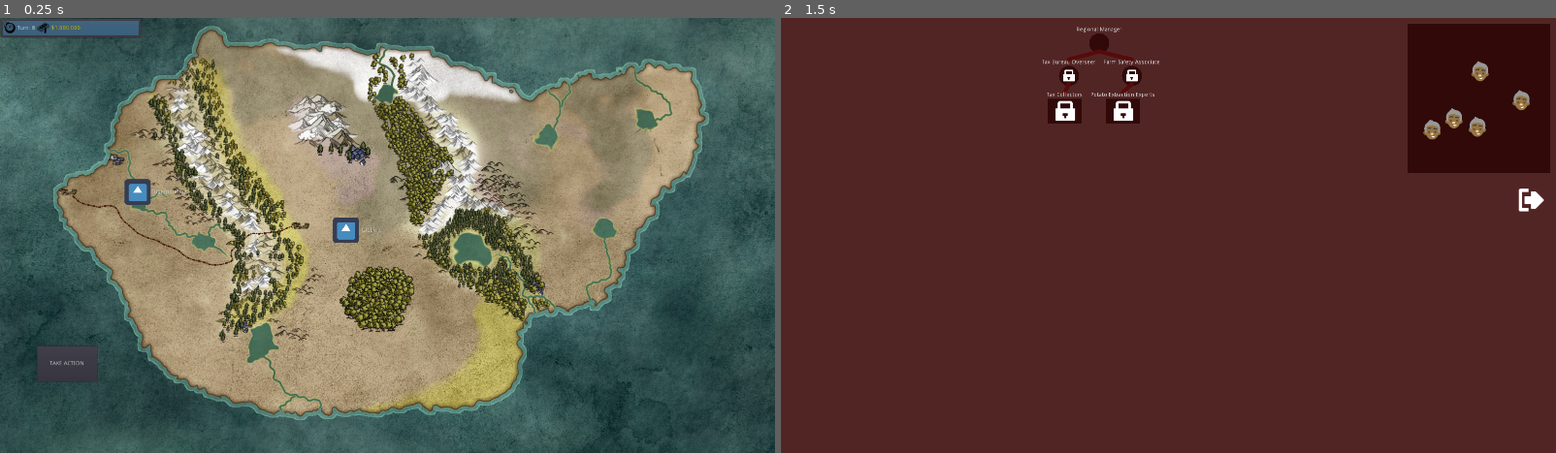
Above: before the commit, frames 1-2 (left to right).
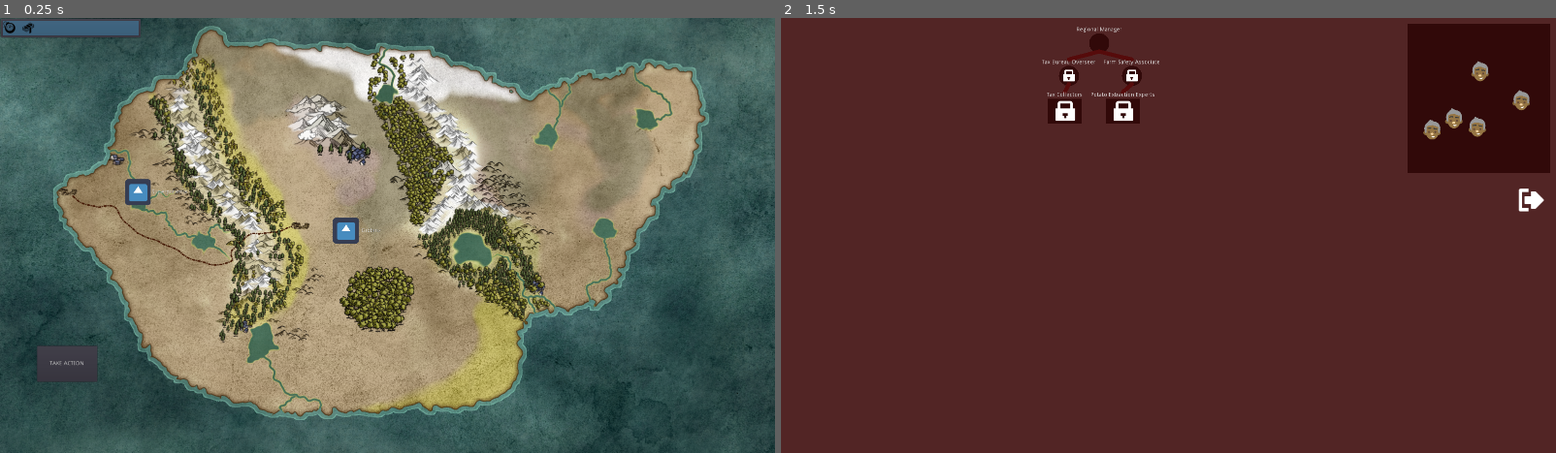
Above: after the commit, the same moments.

Repository: poohshoes/GMTK2020
Game: Godot game, scene res://World.tscn
The game is run twice, just before and just after one commit, with the same random seed, the same clock (stepped at 60 frames per second) and the same inputs. The engine's default icon, where the game draws it, is replaced by a stand-in: a white triangle on a blue panel in a dark square.
Inputs:
- Up to frame 1 (0.25 s): no input
- Up to frame 2 (1.5 s): click "Superpotamia" at 0.5 s; click "Gibbinz" at 1.25 s

The runs differ from the first frame. In frame 1, 0.1% of the frame differs, in the area x 2-50%, y 0-52%; in frame 2, nothing differs.

Commit message:
Added small additions to economy engine

Diff:
--- a/Scenes/Region.gd
+++ b/Scenes/Region.gd
@@ -1,20 +1,40 @@
 extends Node
 
-const TAX_HAPPY_FACTOR = -1.2
-const IMPORT_HAPPY_FACTOR = 1.0
-const IMPORT_MONEY_FACTOR = -1.0
+const FEE_HAPPY_FACTOR = -1.2
+const POTATO_HAPPY_FACTOR = 1.0
+const POTATO_BUY_PRICE = 15
+const POTATO_SELL_PRICE = 10
+
+const FARMER_SALARY = 10
+const FEE_COLLECTOR_SALARY = 20
+const WORKER_SALARY = 5
 
 export var region_name = "[Name]"
+export var starting_population = 100
+export var starting_happiness = 20
+export var starting_tax_effectiveness = 0.2
 
-var happiness = 80 # Set initial happiness
-var taxes = 10
-var imports = 20
-var last_income = 0
+var happiness # Set initial happiness
+var dH # Per-tick change in happiness
+var fees
+var dF # Per-tick change in fees collected
+var imports
+var exports
+var dS # Per-tick calculation of surplus/deficit potatoes
+var population
+var dP # Per-tick calculation of change in population
+var dM # Per-tick flow of money surplus/deficit
 
 var regionJobs
+var feeRate
 
 # Called when the node enters the scene tree for the first time.
 func _ready():
+	# Set initial variables
+	happiness = starting_happiness
+	population = starting_population
+	feeRate = starting_tax_effectiveness
+	# Update UI elements
 	$RegionButton.set_text(region_name)
 
 
@@ -23,18 +43,34 @@
 #	pass
 
 func tick():
-	# Update the happiness
-	happiness += TAX_HAPPY_FACTOR * taxes + IMPORT_HAPPY_FACTOR * imports
-	$RegionButton/HappinessLabel.set_happiness(happiness)
-
 	# Get region job data
 	var numWorkers = regionJobs.get_num_workers()
 	var numTaxCollectors = regionJobs.taxCollectors.employee.size()
 	var numPotatoFarmers = regionJobs.potatoFarmers.employee.size()
 
-	# Pass the income
-	return IMPORT_MONEY_FACTOR * imports
+	# Update potato production
+	dS = population # Start with one potato produced per person
+	# Some way to have workers improve potatoes
+	dS += imports - exports # Adjust by net flow
+
+	# Buy imports
+	dM = POTATO_SELL_PRICE * exports - POTATO_BUY_PRICE * imports
+	# Collect fees from citizens
+	dM += feeRate * population
+	# Pay salaries
+	dM -= numPotatoFarmers * FARMER_SALARY + numTaxCollectors * FEE_COLLECTOR_SALARY + numWorkers * WORKER_SALARY
+
+	# Calculate happiness
+	dH = FEE_HAPPY_FACTOR * feeRate + POTATO_HAPPY_FACTOR * dS
+
+	$RegionButton/HappinessLabel.set_happiness(happiness)
+
+	# Reconcile with national treasury (surplus/deficit)
+	return dM
 
 
 func _on_RegionButton_pressed():
 	regionJobs.show()
+
+func collect_fees():
+	pass
--- a/World.gd
+++ b/World.gd
@@ -13,11 +13,10 @@
 		setup_region_jobs(region)
 
 func tick():
-	# Going to need to:
-		# Calculate total payroll
-		# Update regional happiness
-		# Calculate import-export regional stuff
-		# Calculate taxes collected
+	# Start with a bunch of regional stuff (see region code)
+
+	# Check game state
+	# Introduce events for next action(s)
 
 	income = 0
 	for region in $Regions.get_children():
--- a/World.tscn
+++ b/World.tscn
@@ -8,6 +8,30 @@
 [ext_resource path="res://TurnLabel.gd" type="Script" id=6]
 [ext_resource path="res://Resources/Time.png" type="Texture" id=7]
 [ext_resource path="res://Resources/Money.png" type="Texture" id=8]
+[ext_resource path="res://Font/10CentSoviet32.tres" type="DynamicFontData" id=9]
+[ext_resource path="res://WelcomePanel.gd" type="Script" id=10]
+
+[sub_resource type="DynamicFont" id=1]
+size = 32
+font_data = ExtResource( 9 )
+
+[sub_resource type="DynamicFontData" id=2]
+font_path = "res://Font/10CESRG_.TTF"
+
+[sub_resource type="DynamicFont" id=3]
+size = 32
+font_data = SubResource( 2 )
+
+[sub_resource type="DynamicFontData" id=4]
+font_path = "res://Font/10CESRG_.TTF"
+
+[sub_resource type="DynamicFont" id=5]
+size = 32
+font_data = SubResource( 4 )
+
+[sub_resource type="DynamicFont" id=6]
+size = 32
+font_data = ExtResource( 9 )
 
 [node name="World" type="Node2D"]
 script = ExtResource( 2 )
@@ -27,32 +51,32 @@
 [node name="Background" type="ColorRect" parent="ResourcesPanel"]
 margin_left = 7.0
 margin_top = 7.0
-margin_right = 343.0
-margin_bottom = 43.0
+margin_right = 366.0
+margin_bottom = 45.0
 color = Color( 0.258824, 0.737255, 1, 0.305882 )
 
 [node name="MarginContainer" type="MarginContainer" parent="ResourcesPanel"]
 margin_left = 7.0
 margin_top = 7.0
-margin_right = 343.0
-margin_bottom = 43.0
+margin_right = 366.0
+margin_bottom = 45.0
 size_flags_horizontal = 3
 
 [node name="HBoxContainer" type="HBoxContainer" parent="ResourcesPanel/MarginContainer"]
-margin_right = 336.0
-margin_bottom = 36.0
+margin_right = 359.0
+margin_bottom = 38.0
 size_flags_horizontal = 3
 
 [node name="TurnIcon" type="TextureRect" parent="ResourcesPanel/MarginContainer/HBoxContainer"]
 margin_right = 32.0
-margin_bottom = 36.0
+margin_bottom = 38.0
 texture = ExtResource( 7 )
 
 [node name="TurnLabel" type="Label" parent="ResourcesPanel/MarginContainer/HBoxContainer"]
 margin_left = 36.0
-margin_top = 11.0
-margin_right = 80.0
-margin_bottom = 25.0
+margin_right = 157.0
+margin_bottom = 38.0
+custom_fonts/font = SubResource( 1 )
 custom_colors/font_color = Color( 1, 1, 1, 1 )
 text = "Turn: 8"
 script = ExtResource( 6 )
@@ -61,18 +85,16 @@
 }
 
 [node name="MoneyIcon" type="TextureRect" parent="ResourcesPanel/MarginContainer/HBoxContainer"]
-margin_left = 84.0
-margin_right = 116.0
-margin_bottom = 36.0
+margin_left = 161.0
+margin_right = 193.0
+margin_bottom = 38.0
 texture = ExtResource( 8 )
 
 [node name="MoneyLabel" type="Label" parent="ResourcesPanel/MarginContainer/HBoxContainer"]
-margin_left = 120.0
-margin_top = 11.0
-margin_right = 187.0
-margin_bottom = 25.0
-custom_colors/font_color = Color( 0.870588, 0.937255, 0, 1 )
-custom_colors/font_color_shadow = Color( 0.756863, 0.00392157, 0.00392157, 0.376471 )
+margin_left = 197.0
+margin_right = 359.0
+margin_bottom = 38.0
+custom_fonts/font = SubResource( 3 )
 text = "Money: 10"
 valign = 1
 script = ExtResource( 5 )
@@ -83,11 +105,11 @@
 [node name="Regions" type="Node2D" parent="."]
 
 [node name="RegionA" parent="Regions" instance=ExtResource( 4 )]
-position = Vector2( 304, 392 )
+position = Vector2( 304.964, 392.417 )
 region_name = "Superpotamia"
 
 [node name="RegionB" parent="Regions" instance=ExtResource( 4 )]
-position = Vector2( 820, 487 )
+position = Vector2( 820.174, 487.826 )
 region_name = "Gibbinz"
 
 [node name="EndTurnButton" type="Button" parent="."]
@@ -100,3 +122,63 @@
 __meta__ = {
 "_edit_use_anchors_": false
 }
+
+[node name="WelcomePanel" type="PanelContainer" parent="."]
+visible = false
+margin_left = 382.0
+margin_top = 125.0
+margin_right = 1492.0
+margin_bottom = 987.0
+script = ExtResource( 10 )
+__meta__ = {
+"_edit_use_anchors_": false
+}
+
+[node name="VBoxContainer" type="VBoxContainer" parent="WelcomePanel"]
+margin_left = 7.0
+margin_top = 7.0
+margin_right = 1103.0
+margin_bottom = 855.0
+size_flags_horizontal = 3
+size_flags_vertical = 3
+
+[node name="RichTextLabel" type="RichTextLabel" parent="WelcomePanel/VBoxContainer"]
+margin_right = 1096.0
+margin_bottom = 800.0
+size_flags_vertical = 3
+custom_fonts/normal_font = SubResource( 5 )
+bbcode_enabled = true
+bbcode_text = "Welcome, Beloved Leader!
+
+Your brother's passing was a great blow to the people of Controvia. Mourning was enforced for days, with great entirely voluntary displays of affection and sadness.
+
+You have decided to take the country in a new direction. Apparently, the greatest states in the world focus on making their people happy. To administer this change towards a happy people you have created the [color=yellow]Central Happiness Committee[/color] to oversee the administration of happiness among the five mighty regions of Controvia.
+
+As your policy dictates, you can hire beuraucrats to administer the transfer of potatoes, collect taxes, or regulate the economy. As your policy also dictates, [color=yellow]nobody can be fired[/color].
+
+Best of luck!
+"
+text = "Welcome, Beloved Leader!
+
+Your brother's passing was a great blow to the people of Controvia. Mourning was enforced for days, with great entirely voluntary displays of affection and sadness.
+
+You have decided to take the country in a new direction. Apparently, the greatest states in the world focus on making their people happy. To administer this change towards a happy people you have created the Central Happiness Committee to oversee the administration of happiness among the five mighty regions of Controvia.
+
+As your policy dictates, you can hire beuraucrats to administer the transfer of potatoes, collect taxes, or regulate the economy. As your policy also dictates, nobody can be fired.
+
+Best of luck!
+"
+
+[node name="HBoxContainer" type="HBoxContainer" parent="WelcomePanel/VBoxContainer"]
+margin_top = 804.0
+margin_right = 1096.0
+margin_bottom = 848.0
+alignment = 1
+
+[node name="CloseIntroButton" type="Button" parent="WelcomePanel/VBoxContainer/HBoxContainer"]
+margin_left = 519.0
+margin_right = 576.0
+margin_bottom = 44.0
+custom_fonts/font = SubResource( 6 )
+text = "OK"
+[connection signal="pressed" from="WelcomePanel/VBoxContainer/HBoxContainer/CloseIntroButton" to="WelcomePanel" method="_on_CloseIntroButton_pressed"]
--- a/project.godot
+++ b/project.godot
@@ -19,14 +19,11 @@
 run/main_scene="res://World.tscn"
 config/icon="res://icon.png"
 
-[autoload]
-
-Global="*res://global.gd"
-
 [display]
 
 window/size/width=1920
 window/size/height=1080
+window/size/resizable=false
 window/size/fullscreen=true
 
 [rendering]
Not shown: 5 places in Scenes/MainMenu.tscn that only renumber resources
Not shown: 1 places in World.tscn that only renumber resources
